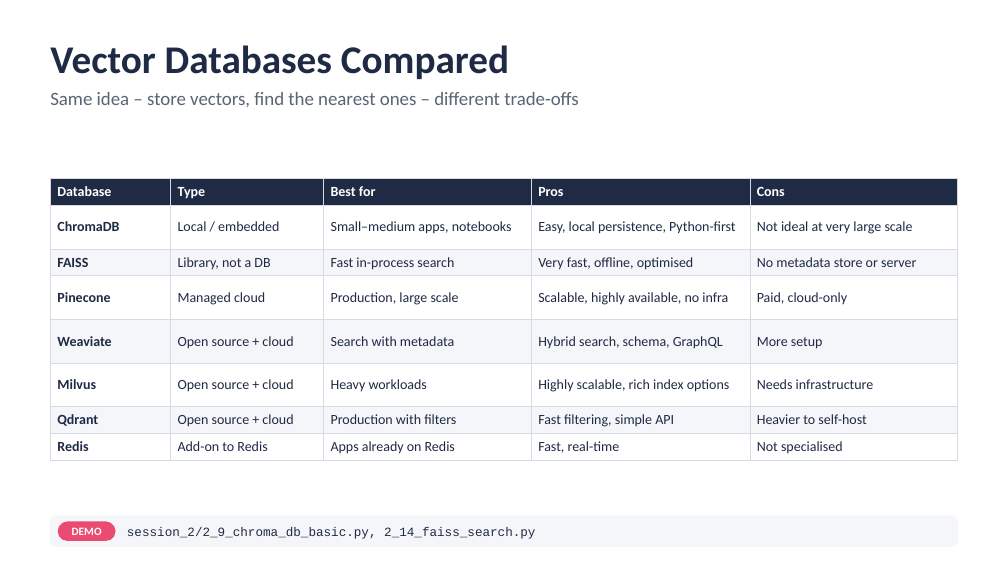
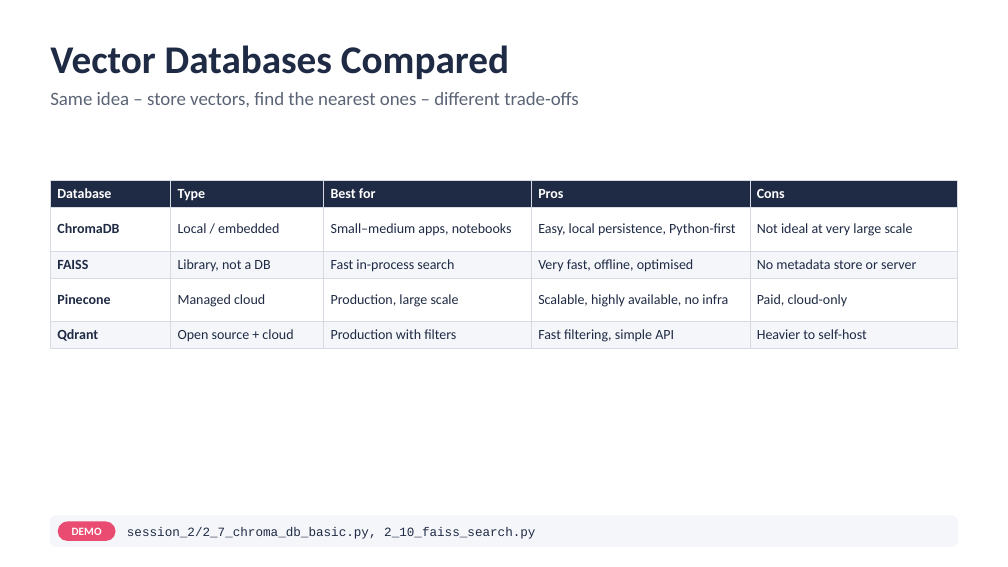
Before and after one commit to atulkahatecdac/agenticai, a slide deck: slide 42 of 16_PGP-Agentic/PGP_Agentic_AI.pptx (slide 46 before the commit). Drawn at 1008x567 pixels with LibreOffice and Linux fonts; fonts in the diff are those of the drawing. Boxes give left, top, right and bottom in pixels: in the first picture for what was removed or moved away, otherwise in the second. Text is boxed around its words. In the diff, an @@ line names an element or a change of style, - is before the commit and + after.

```diff
--- a/16_PGP-Agentic/PGP_Agentic_AI.pptx
+++ b/16_PGP-Agentic/PGP_Agentic_AI.pptx
@@ table at box(50, 180, 958, 346) @@
-row 5: Weaviate | Open source + cloud | Search with metadata | Hybrid search, schema, GraphQL | More setup
-row 6: Milvus | Open source + cloud | Heavy workloads | Highly scalable, rich index options | Needs infrastructure
-row 8: Redis | Add-on to Redis | Apps already on Redis | Fast, real-time | Not specialised
@@ text at box(127, 527, 535, 539): text changed @@
-session_2/2_9_chroma_db_basic.py, 2_14_faiss_search.py
+session_2/2_7_chroma_db_basic.py, 2_10_faiss_search.py
```
Also in this commit, not shown: 15 other slides changed, 2 slides added, 7 slides removed, 27 other files.
